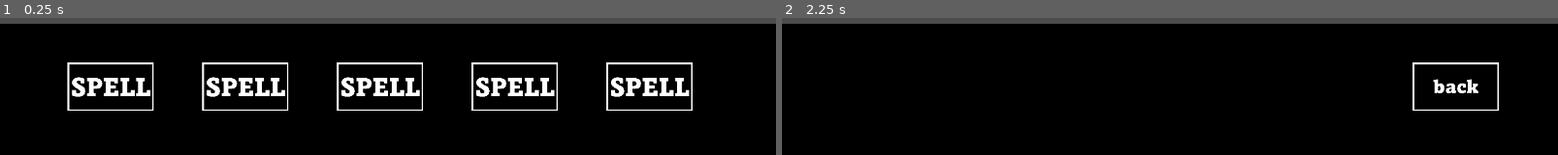
Above: before the commit, frames 1-2 (left to right).
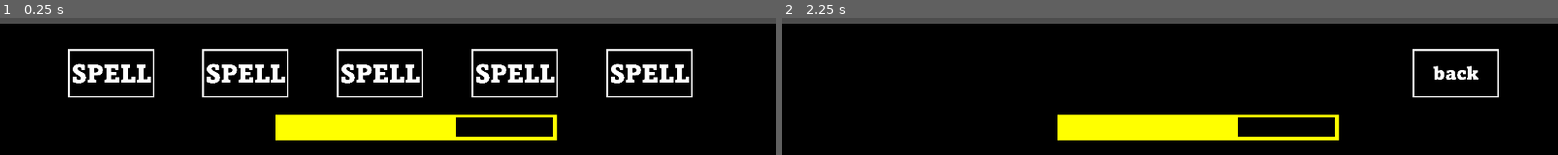
Above: after the commit, the same moments.

Repository: JasonJ13/CircusSunMoon
Game: Godot game, scene res://Scene/Player/Player.tscn
Two runs of this game, one before a commit and one after it. Both use one fixed random seed, a clock stepped at 60 frames per second and the inputs below. This scene is started directly instead of the project's main scene.
Inputs (mouse positions are in pixels of both pictures, inside the frame that each line leads up to; where the layout moved, square brackets give the same spot in the first picture):
- Up to frame 1 (0.25 s): no input
- Up to frame 2 (2.25 s): click (1433, 74) [1433, 86] at 0.5 s; click (1457, 74) [1457, 86] at 1.25 s; click (1294, 74) [1294, 86] at 2 s

The runs differ from the first frame. In frame 1, 16% of the frame differs, in the area x 8-90%, y 22-90%; in frame 2, 6.7%.

Commit message:
player interface vie

Diff:
--- a/Scene/Player/PlayerInterface.tscn
+++ b/Scene/Player/PlayerInterface.tscn
@@ -4,6 +4,7 @@
 [ext_resource type="Texture2D" uid="uid://770vj58bpuhp" path="res://Asset/other/black box.png" id="2_ihut5"]
 [ext_resource type="Texture2D" uid="uid://dh4pp8af48s18" path="res://Asset/other/bouton spell.png" id="3_6iv84"]
 [ext_resource type="Texture2D" uid="uid://bvdf08viximpv" path="res://Asset/other/back.png" id="4_44f6b"]
+[ext_resource type="Texture2D" uid="uid://cdguerduveyhm" path="res://Asset/other/jaune.png" id="5_b7kor"]
 
 [node name="PlayerInterface" type="Control" unique_id=93433149]
 layout_mode = 3
@@ -18,62 +19,75 @@
 texture = ExtResource("2_ihut5")
 
 [node name="Spell1" type="Button" parent="." unique_id=1681172384]
-visible = false
 layout_mode = 0
 offset_left = 900.0
-offset_top = 510.0
+offset_top = 490.0
 offset_right = 2188.0
-offset_bottom = 1238.0
+offset_bottom = 1218.0
 scale = Vector2(0.1, 0.1)
 icon = ExtResource("3_6iv84")
 
 [node name="Spell2" type="Button" parent="." unique_id=1023289354]
-visible = false
 layout_mode = 0
 offset_left = 700.0
-offset_top = 510.0
+offset_top = 490.0
 offset_right = 1988.0
-offset_bottom = 1238.0
+offset_bottom = 1218.0
 scale = Vector2(0.1, 0.1)
 icon = ExtResource("3_6iv84")
 
 [node name="Spell3" type="Button" parent="." unique_id=1095905764]
-visible = false
 layout_mode = 0
 offset_left = 500.0
-offset_top = 510.0
+offset_top = 490.0
 offset_right = 1788.0
-offset_bottom = 1238.0
+offset_bottom = 1218.0
 scale = Vector2(0.1, 0.1)
 icon = ExtResource("3_6iv84")
 
 [node name="Spell4" type="Button" parent="." unique_id=1254825276]
-visible = false
 layout_mode = 0
 offset_left = 300.0
-offset_top = 510.0
+offset_top = 490.0
 offset_right = 1588.0
-offset_bottom = 1238.0
+offset_bottom = 1218.0
 scale = Vector2(0.1, 0.1)
 icon = ExtResource("3_6iv84")
 
 [node name="Spell5" type="Button" parent="." unique_id=1714304370]
 layout_mode = 0
-offset_left = 100.0
-offset_top = 510.0
-offset_right = 1388.0
-offset_bottom = 1238.0
+offset_left = 101.0
+offset_top = 490.0
+offset_right = 1389.0
+offset_bottom = 1218.0
 scale = Vector2(0.1, 0.1)
 icon = ExtResource("3_6iv84")
 
 [node name="Back" type="Button" parent="." unique_id=750753261]
 layout_mode = 0
 offset_left = 936.0
-offset_top = 510.0
+offset_top = 490.0
 offset_right = 2224.0
-offset_bottom = 1238.0
+offset_bottom = 1218.0
 scale = Vector2(0.1, 0.1)
 icon = ExtResource("4_44f6b")
+
+[node name="Sprite2D" type="Sprite2D" parent="." unique_id=1957742915]
+position = Vector2(618, 607)
+scale = Vector2(0.32656252, 0.052083455)
+texture = ExtResource("5_b7kor")
+
+[node name="HP_player" type="TextureProgressBar" parent="." unique_id=370749168]
+layout_mode = 0
+offset_left = 411.0
+offset_top = 592.0
+offset_right = 1691.0
+offset_bottom = 1312.0
+scale = Vector2(0.32000002, 0.040001087)
+max_value = 1000.0
+value = 650.0
+texture_under = ExtResource("2_ihut5")
+texture_progress = ExtResource("5_b7kor")
 
 [connection signal="mouse_entered" from="Spell1" to="." method="_on_spell_1_mouse_entered"]
 [connection signal="mouse_exited" from="Spell1" to="." method="_on_spell_1_mouse_exited"]
--- a/Script/Player/PlayerInterface.gd
+++ b/Script/Player/PlayerInterface.gd
@@ -6,6 +6,8 @@
 @onready var Spell4 = $Spell4
 @onready var Spell5 = $Spell5
 @onready var Back = $Back
+@onready var HP_player = $HP_player
+
 
 var spell1 : Texture2D = preload("res://Asset/other/bouton spell.png")
 var spell1hover : Texture2D = preload("res://Asset/other/bouton spell hovered.png")
@@ -20,6 +22,10 @@
 var back : Texture2D = preload("res://Asset/other/back.png")
 var backhover : Texture2D = preload("res://Asset/other/backhover.png")
 
+var hp_player : int
+var ennemies: Array[Monster]
+var spells : Array[Action]
+
 func _ready() -> void:
 	Spell1.show()
 	Spell2.show()
@@ -27,6 +33,11 @@
 	Spell4.show()
 	Spell5.show()
 	Back.hide()
+
+func start(hp_player,ennemies,spells) -> void:
+	HP_player.value = hp_player
+
+
 
 func _on_spell_1_mouse_entered() -> void:
 	Spell1.icon = spell1hover
Binary file added: Asset/other/gris.png
Not shown, added: Asset/other/gris.png.import
Binary file added: Asset/other/jaune.png
Not shown, added: Asset/other/jaune.png.import
Binary file added: Asset/other/rouge.png
Not shown, added: Asset/other/rouge.png.import
